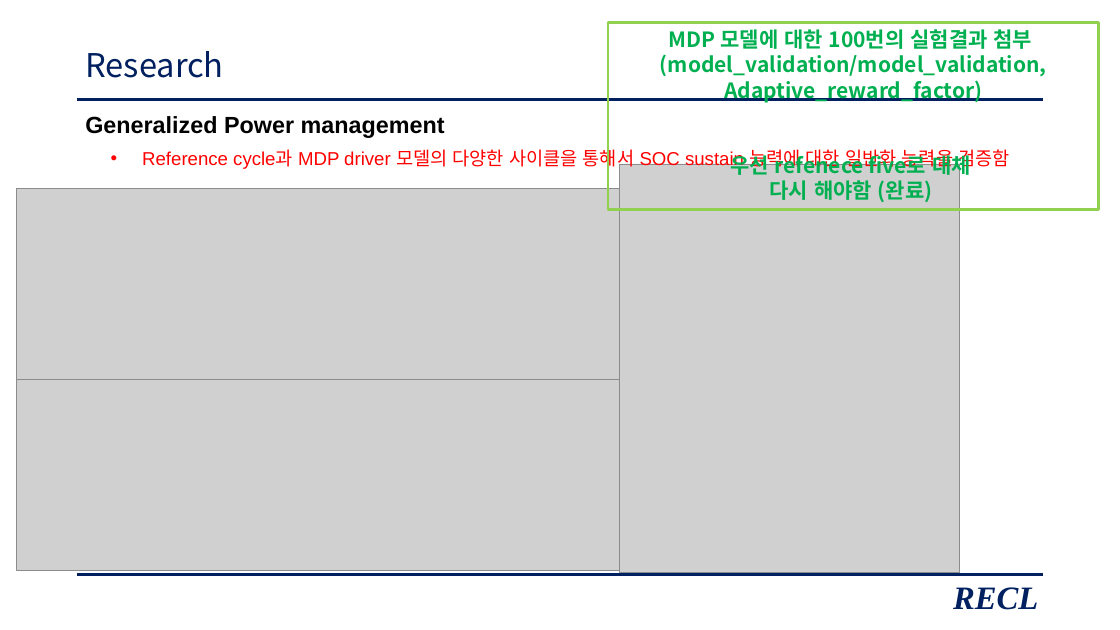
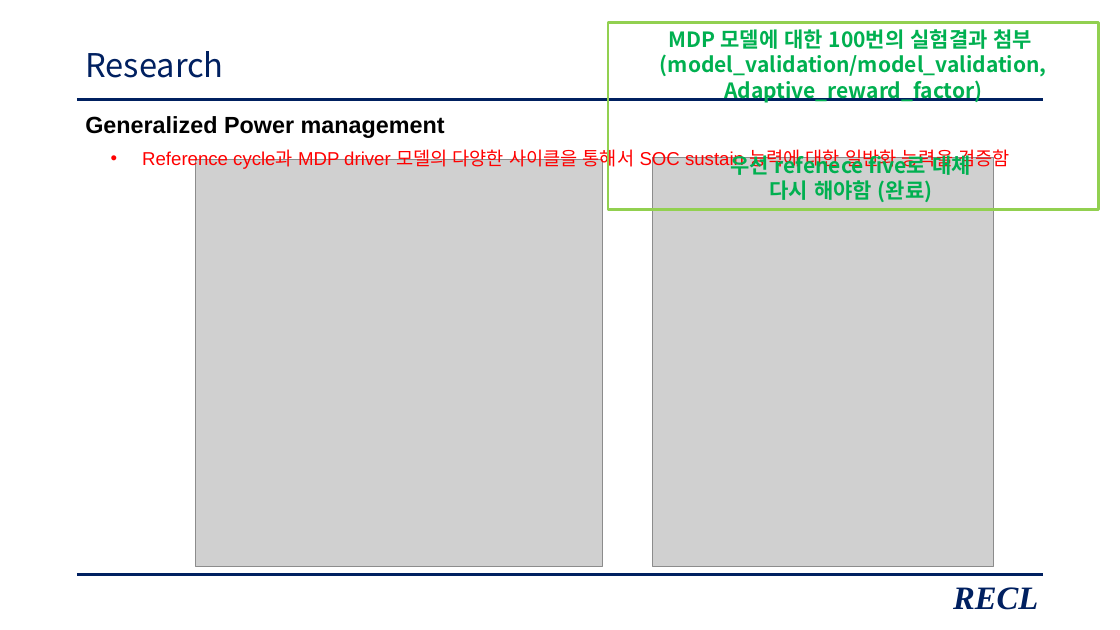
Before and after one commit to zidane89/experiment_essential_degradation, a slide deck: slide 24 of 발표자료_중안3.pptx. Drawn at 1120x630 pixels with LibreOffice and Linux fonts; fonts in the diff are those of the drawing; grey boxes stand for pictures. Boxes give left, top, right and bottom in pixels: in the first picture for what was removed or moved away, otherwise in the second. Text is boxed around its words. In the diff, an @@ line names an element or a change of style, - is before the commit and + after.

```diff
--- a/발표자료_중안3.pptx
+++ b/발표자료_중안3.pptx
@@ picture added at (196,159,603,566) @@
@@ picture: place and size @@
-picture at (619,164,960,573)
+picture at (653,158,993,567)
@@ picture removed at (17,188,653,379) @@
@@ picture removed at (17,379,653,570) @@
```
Also in this commit, not shown: 8 other slides changed, 2 slides added, 1 slide removed.
